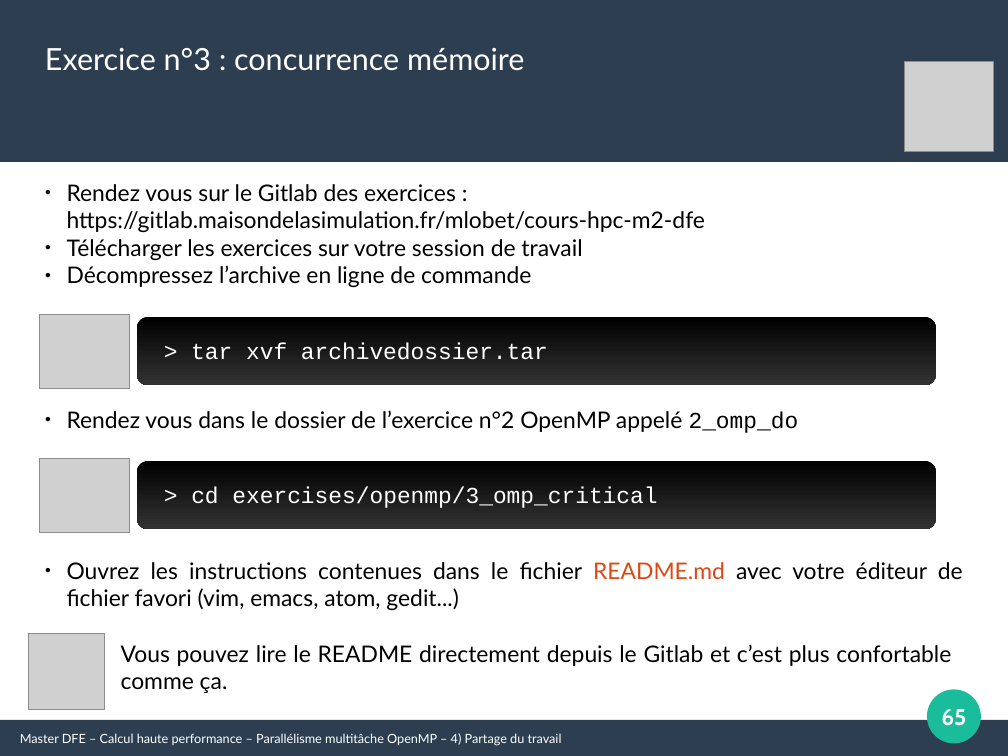
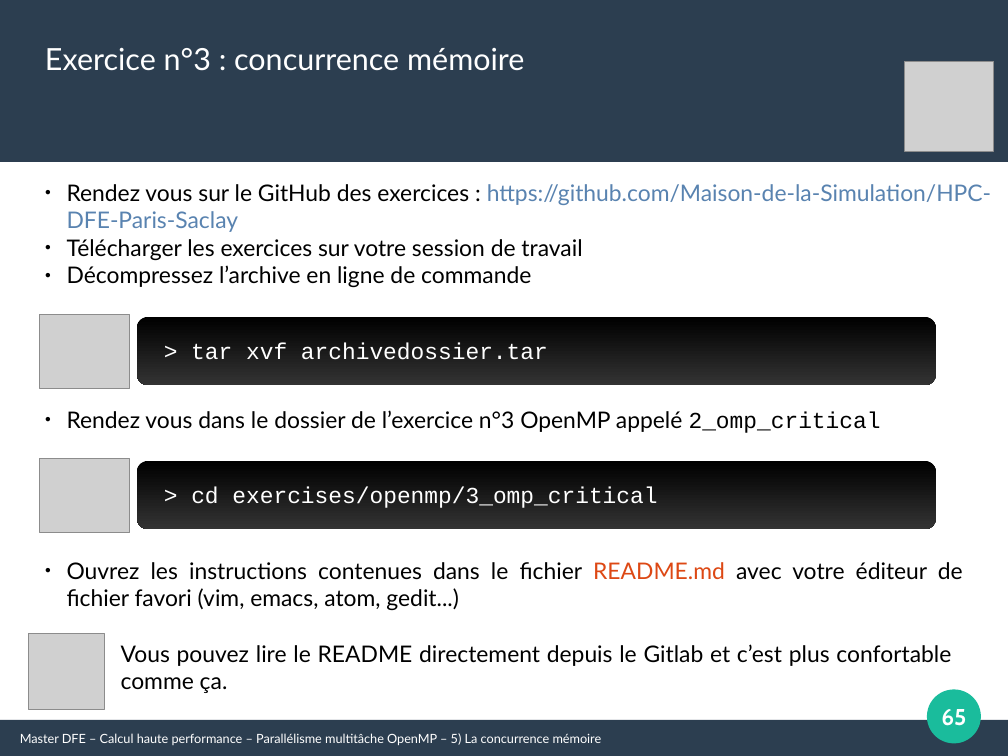
Before and after one commit to Maison-de-la-Simulation/HPC-DFE-Paris-Saclay, a slide deck: slide 65 of support/OpenMP.odp. Drawn at 1008x756 pixels with LibreOffice and Linux fonts; fonts in the diff are those of the drawing; grey boxes stand for pictures. Boxes give left, top, right and bottom in pixels: in the first picture for what was removed or moved away, otherwise in the second. Text is boxed around its words. In the diff, an @@ line names an element or a change of style, - is before the commit and + after.

Commit message:
- Update OpenMP courses - Update README

```diff
--- a/support/OpenMP.odp
+++ b/support/OpenMP.odp
@@ text at [67, 184, 991, 232]: text changed; text colour #000000 to #5983B0 @@
-● Rendez vous sur le Gitlab des exercices : https://gitlab.maisondelasimulation.fr/mlobet/cours-hpc-m2-dfe
+● Rendez vous sur le GitHub des exercices : https://github.com/Maison-de-la-Simulation/HPC-DFE-Paris-Saclay
@@ text at [67, 410, 881, 433]: text changed @@
-● Rendez vous dans le dossier de l’exercice n°2 OpenMP appelé 2_omp_do
+● Rendez vous dans le dossier de l’exercice n°3 OpenMP appelé 2_omp_critical
@@ text at [20, 733, 602, 745]: text changed @@
-Master DFE – Calcul haute performance – Parallélisme multitâche OpenMP – 4) Partage du travail
+Master DFE – Calcul haute performance – Parallélisme multitâche OpenMP – 5) La concurrence mémoire
```
Also in this commit, not shown: 2 other slides changed, 4 other files.
